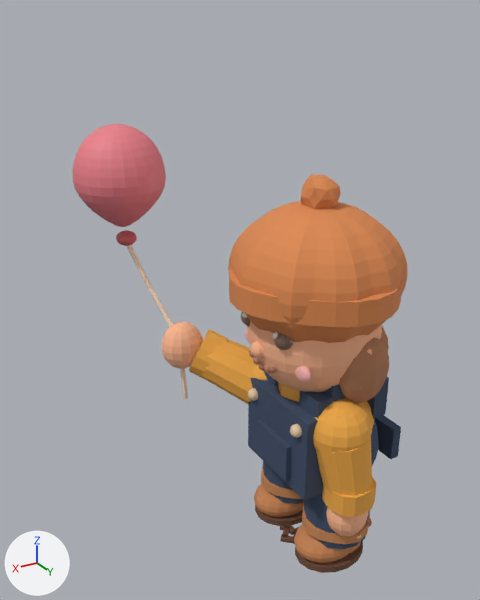
The glTF model assets/models/08-kid-with-balloon/08-kid-with-balloon.glb as it was, and as the next commit left it.
Camera for both pictures: a 50 mm camera at (1.148, 1.438, 1.637) aimed at (0.165, -0.2, 0.818). The lights are fixed; the arrows at lower left show +X, +Y and +Z. The first picture is the older version. Where no turn or scale is listed for an object, it has been applied to the vertices. Vertices at exactly the same position are counted once.

Names of what the first picture shows: 'Balloon', 'BalloonKnot', 'BeanieBrim', 'BeanieDome', 'BibPanel', 'ChestPocket', 'Cuff_L', 'Cuff_R', 'HairSide_L', 'Hand_L', 'Hand_R', 'Head', 'Leg_L', 'Shoulder_L', 'Shoulder_R', 'Sleeve_L', 'Sleeve_R', 'String_0', 'String_1', 'String_3' and 29 more.
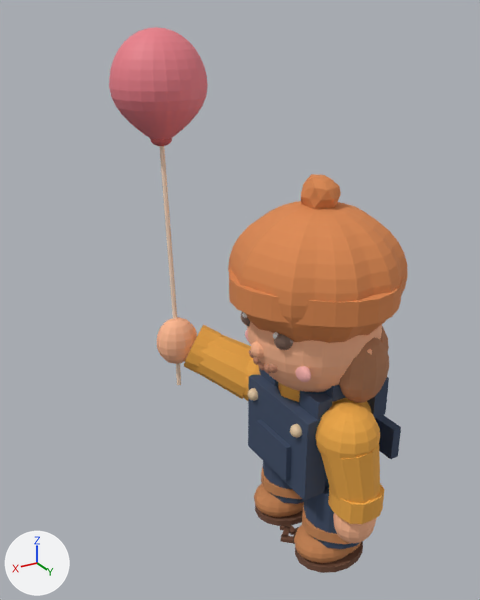
Where the change shows, as pixel boxes (x1, y1, x2, y2) in the pictures (480 x 600 px):
'Balloon', moved: before (72, 124, 166, 227); after (109, 27, 208, 140)
'Shoulder_L', moved: before (313, 398, 372, 452); after (315, 401, 380, 459)
'Sleeve_L', moved: before (316, 437, 372, 496); after (321, 443, 380, 503)
'Sleeve_R', moved: before (197, 339, 257, 404); after (192, 334, 251, 399)
'Hand_R', moved: before (162, 322, 203, 369); after (157, 317, 197, 364)
'Cuff_L', moved: before (322, 477, 376, 517); after (328, 484, 385, 524)
'Hand_L', moved: before (326, 507, 369, 536); after (333, 513, 376, 543)
'Cuff_R', moved: before (189, 329, 228, 380); after (184, 324, 222, 375)
'String_0', reshaped, moved: before (127, 245, 153, 290); after (159, 146, 177, 319)
'BalloonKnot', moved: before (116, 230, 137, 246); after (150, 138, 172, 146)
'Shoulder_R', moved (mostly hidden): before (249, 365, 267, 401); after (243, 357, 261, 401)
'String_1', reshaped, moved: before (149, 288, 173, 327); after (176, 363, 181, 385)
'String_3', deleted: before (180, 370, 188, 399)

The change, as a list of edits to the scene's bpy script:
```text
Change me_cylinder_013:
    used by ob_string_0; location = (0.365, -0.517, 0.868)
    remove me_cylinder_013.from_pydata(...)  # 16 vertices, 28 faces; spans x -0.033..0.033, y -0.035..0.035, z -0.081..0.081
    add me_cylinder_013.from_pydata(...)  # 16 vertices, 28 faces; spans x -0.008..0.008, y -0.033..0.033, z -0.326..0.326
    me_cylinder_013 part 1: 16 of 16 vertices moved; they spanned x -0.033..0.033, y -0.035..0.035, z -0.081..0.081 and now span x -0.008..0.008, y -0.033..0.033, z -0.326..0.326; mean shift (0.0, 0.0, 0.0)
Change me_cylinder_014:
    used by ob_string_1; location = (0.32, -0.448, 0.725)
    remove me_cylinder_014.from_pydata(...)  # 16 vertices, 28 faces; spans x -0.0272..0.0272, y -0.0491..0.0491, z -0.0697..0.0697
    add me_cylinder_014.from_pydata(...)  # 16 vertices, 28 faces; spans x -0.008..0.008, y -0.0095..0.0095, z -0.0851..0.0851
    me_cylinder_014 part 2: 16 of 16 vertices moved; they spanned x -0.0272..0.0272, y -0.0491..0.0491, z -0.0697..0.0697 and now span x -0.008..0.008, y -0.0095..0.0095, z -0.0851..0.0851; mean shift (0.0, 0.0, 0.0)
Change ob_shoulder_r:
    ob_shoulder_r.location: (0.08, -0.16, 0.52) -> (0.08, -0.2, 0.52)
Change ob_sleeve_r:
    ob_sleeve_r.location: (0.16, -0.25, 0.552) -> (0.16, -0.29, 0.552)
Change ob_cuff_r:
    ob_cuff_r.location: (0.217, -0.32, 0.585) -> (0.217, -0.36, 0.585)
Change ob_hand_r:
    ob_hand_r.location: (0.29, -0.365, 0.62) -> (0.29, -0.405, 0.62)
Change ob_shoulder_l:
    ob_shoulder_l.location: (0.05, 0.175, 0.52) -> (0.05, 0.21, 0.52)
Change ob_sleeve_l:
    ob_sleeve_l.location: (0.04, 0.198, 0.415) -> (0.04, 0.233, 0.415)
Change ob_cuff_l:
    ob_cuff_l.location: (0.03, 0.213, 0.315) -> (0.03, 0.248, 0.315)
Change ob_hand_l:
    ob_hand_l.location: (0.03, 0.215, 0.235) -> (0.03, 0.25, 0.235)
Change ob_balloon:
    ob_balloon.location: (0.4, -0.545, 1.165) -> (0.29, -0.46, 1.44)
Change ob_balloonknot:
    ob_balloonknot.location: (0.392, -0.545, 0.962) -> (0.29, -0.46, 1.288)
Change ob_string_0:
    ob_string_0.location: (0.365, -0.517, 0.868) -> (0.29, -0.433, 0.945)
Change ob_string_1:
    ob_string_1.location: (0.32, -0.448, 0.725) -> (0.29, -0.406, 0.535)
Remove ob_string_3:
    ob_string_3 = bpy.data.objects.new('String_3', me_cylinder_016)
    ob_string_3.location = (0.285, -0.373, 0.465)
```
